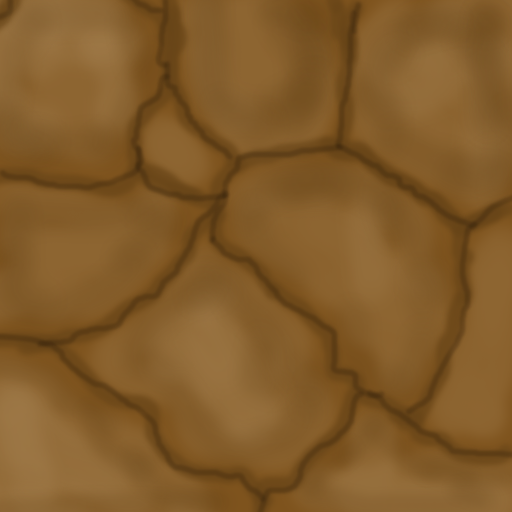
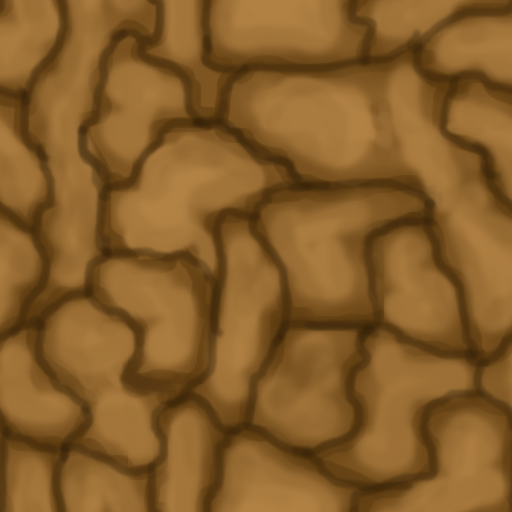
Before/after of a 512x512 layered artwork. What changed in the layer stack:
added layer "Layer 1" above "Background" over [0, 0, 512, 512]
added layer "Background" over [0, 0, 512, 512]
